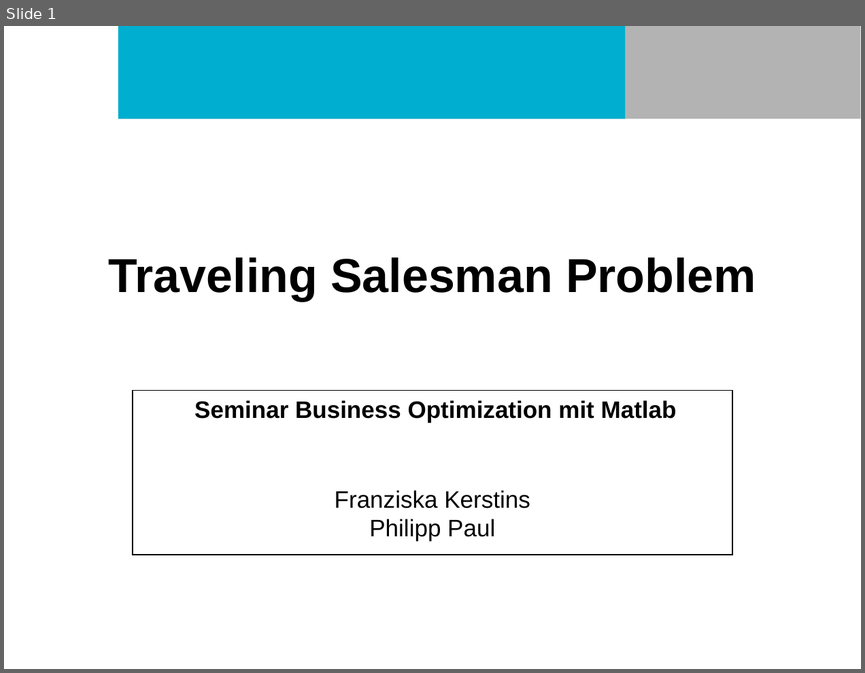
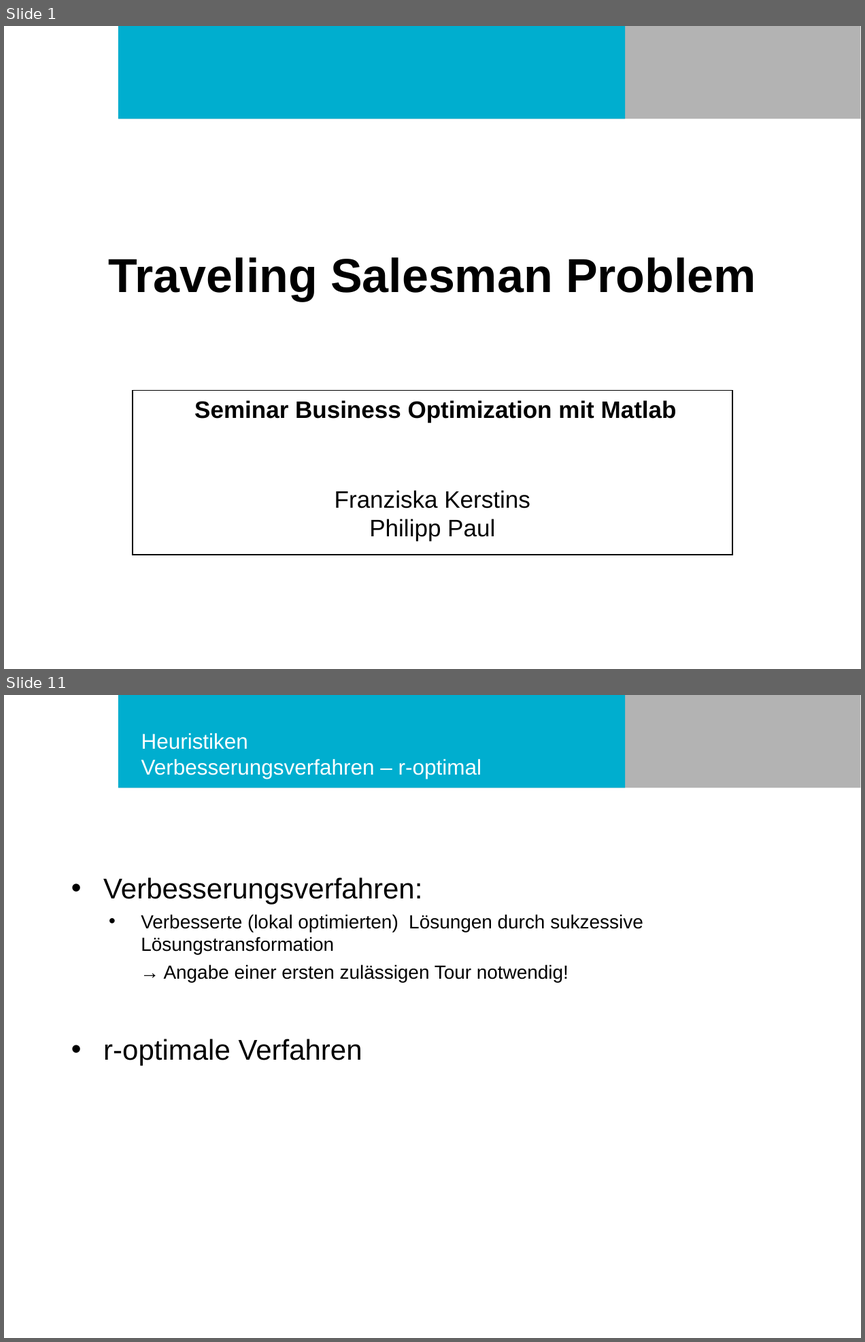
Before and after one commit to philurlaub/matlab2016, a slide deck: Präsentation.ppt. Shown one above the other, each under a label of ours: slide 1 before the commit, slides 1 and 11 after it; the slides between them are not shown. The pictures are 865x673 and 865x1342 pixels, drawn with LibreOffice and Linux fonts; fonts in the diff are those of the drawing; background and template pictures are left out. Boxes give left, top, right and bottom in pixels: in the first picture for what was removed or moved away, otherwise in the second. Text is boxed around its words. In the diff, an @@ line names an element or a change of style, - is before the commit and + after.

```diff
--- a/Präsentation.ppt
+++ b/Präsentation.ppt
@@ slide 11 added at (4, 695, 861, 1338), background #FFFFFF; not listed: 2 template elements that a slide beside it also shows @@
@@ title added at (141, 733, 481, 779), 18 pt, text #FFFFFF @@
+Heuristiken
+Verbesserungsverfahren – r-optimal
@@ text added at (103, 877, 643, 1066), 16 pt, text #000000 @@
+• Verbesserungsverfahren:
+    • Verbesserte (lokal optimierten) Lösungen durch sukzessive Lösungstransformation
+    → Angabe einer ersten zulässigen Tour notwendig!
+• r-optimale Verfahren
```
Also in this commit, not shown: 16 other slides added, 2 other files.
